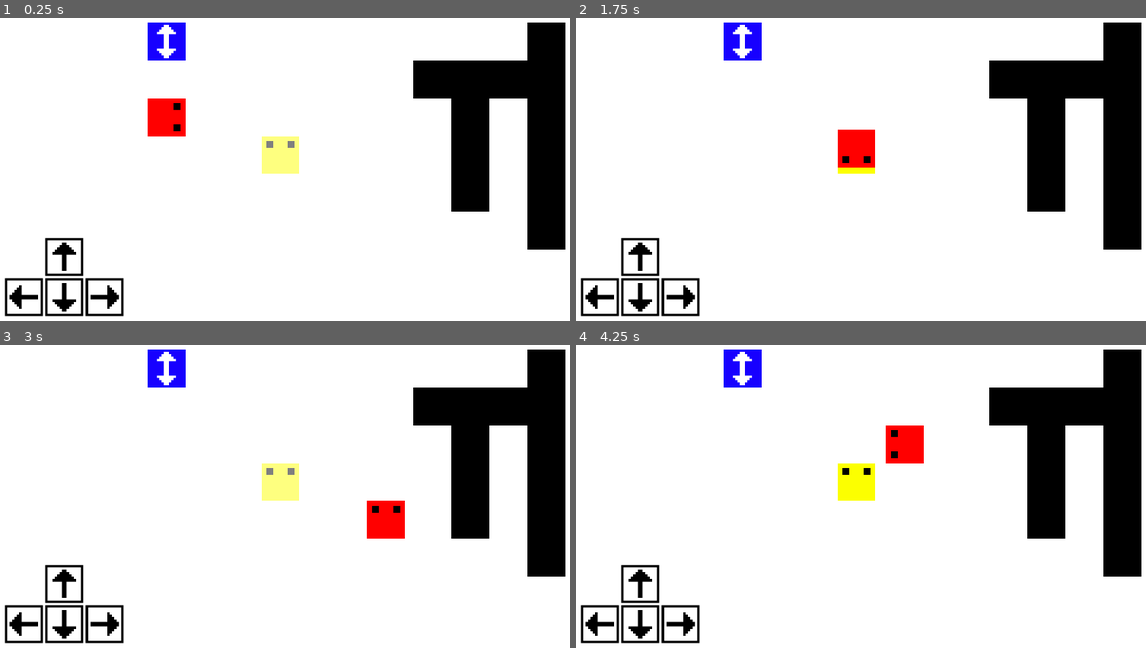
Above: before the commit, frames 1-4 (two rows, left to right).
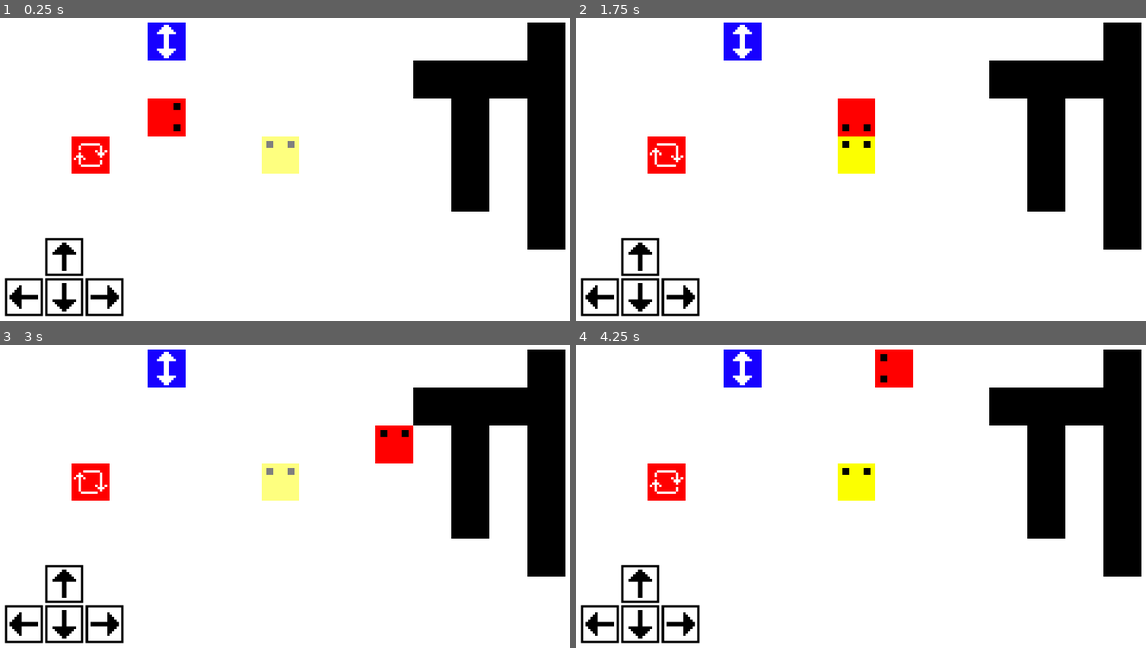
Above: after the commit, the same moments.

Repository: benwayland-cell/very-serious-game-module
Game: Godot game, scene res://test_area.tscn
The game is run twice, just before and just after one commit, with the same random seed, the same clock (stepped at 60 frames per second) and the same inputs.
Inputs:
- Up to frame 1 (0.25 s): no input
- Up to frame 2 (1.75 s): hold D (right) 0.53-1.28 s; hold S (down) from 1.28 s (still down)
- Up to frame 3 (3 s): release S (down) at 2.03 s; hold D (right) 2.03-2.78 s; hold W (up) from 2.78 s (still down)
- Up to frame 4 (4.25 s): release W (up) at 3.53 s; hold A (left) from 3.53 s (still down)

The runs differ from the first frame. In frame 1, 0.7% of the frame differs, in the area x 12-20%, y 39-52%; in frame 2, 2.1%; in frame 3, 2.4%, in the area x 12-73%, y 26-64%; in frame 4, 2.4%.

Commit message:
Made win condition

Diff:
--- a/player/player.gd
+++ b/player/player.gd
@@ -1,7 +1,11 @@
 class_name Player
 extends CharacterBody2D
 
+signal won
+
 @export var speed: float = 0.3
+@export var win_bigger_speed: float = 1.05
+@export var win_timer_time: float = 0.5
 
 enum FacingDirections {UP, DOWN, LEFT, RIGHT}
 
@@ -14,7 +18,9 @@
 }
 
 @onready var animated_sprite: AnimatedSprite2D = %AnimatedSprite2D
+@onready var ray: RayCast2D = %RayCast2D
 @onready var spin_timer: Timer = %SpinTimer
+@onready var win_anim_timer: Timer = %WinAnimTimer
 
 var level_size: Vector2i
 var tile_size: int
@@ -23,11 +29,14 @@
 var is_spinning: bool = false
 
 var facing_direction: FacingDirections = FacingDirections.UP
-var direction: Vector2i = Vector2.ZERO
+var direction: Vector2i = Vector2i.ZERO:
+	set = _set_direction
 var moving: bool = false
 
 var input_stack: Array[String] = []
 var any_button_is_pressed: bool = false
+
+var has_won: bool = false
 
 
 func _ready() -> void:
@@ -49,6 +58,10 @@
 
 
 func _process(_delta: float) -> void:
+	if has_won:
+		_handle_win_animation()
+		return
+
 	if Input.is_action_just_pressed("debug1"):
 		PlayerActions.move_clockwise()
 	if Input.is_action_just_pressed("debug2"):
@@ -96,23 +109,28 @@
 		return
 
 	var target_pos: Vector2i = current_pos + direction
-	if (
+	if not _can_move(target_pos):
+		return
+
+	var tween: Tween = create_tween()
+	tween.tween_property(self, "global_position", Vector2(target_pos * tile_size), speed)
+	moving = true
+	tween.tween_callback(_stop_moving)
+	current_pos = target_pos
+
+
+func _stop_moving() -> void:
+	moving = false
+
+
+func _can_move(target_pos: Vector2i) -> bool:
+	return not (
 			target_pos.x < 0 or
 			target_pos.y < 0 or
 			target_pos.x >= level_size.x or
-			target_pos.y >= level_size.y
-		):
-		return
-
-	var tween: Tween = create_tween()
-	tween.tween_property(self, "global_position", Vector2(target_pos * tile_size), speed)
-	moving = true
-	tween.tween_callback(_stopped_moving)
-	current_pos = target_pos
-
-
-func _stopped_moving() -> void:
-	moving = false
+			target_pos.y >= level_size.y or
+			ray.is_colliding()
+		)
 
 
 func _on_spin_timer_timeout() -> void:
@@ -148,6 +166,27 @@
 	is_spinning = true
 
 
+func _set_direction(new_direction: Vector2i) -> void:
+	direction = new_direction
+	if direction:
+		ray.target_position = direction * tile_size
+		ray.force_raycast_update()
+
+
+func win() -> void:
+	has_won = true
+	animated_sprite.play("spin_clockwise")
+	win_anim_timer.start()
+
+
+func _handle_win_animation() -> void:
+	animated_sprite.scale *= win_bigger_speed
+
+
+func _on_win_anim_timer_timeout() -> void:
+	won.emit()
+
+
 ######### Actions
 
 
--- a/player/player.tscn
+++ b/player/player.tscn
@@ -164,6 +164,7 @@
 [node name="Player" type="CharacterBody2D" unique_id=1769404413 groups=["player"]]
 z_index = 1
 collision_layer = 2
+collision_mask = 0
 script = ExtResource("1_rkbax")
 
 [node name="AnimatedSprite2D" type="AnimatedSprite2D" parent="." unique_id=1096518850]
@@ -174,11 +175,24 @@
 
 [node name="CollisionShape2D" type="CollisionShape2D" parent="." unique_id=976533581]
 unique_name_in_owner = true
+visible = false
 position = Vector2(8, 8)
 shape = SubResource("RectangleShape2D_ljn27")
+
+[node name="RayCast2D" type="RayCast2D" parent="." unique_id=623602752]
+unique_name_in_owner = true
+visible = false
+position = Vector2(8, 8)
+target_position = Vector2(0, 16)
 
 [node name="SpinTimer" type="Timer" parent="." unique_id=2105848305]
 unique_name_in_owner = true
 one_shot = true
 
+[node name="WinAnimTimer" type="Timer" parent="." unique_id=1346438682]
+unique_name_in_owner = true
+wait_time = 0.5
+one_shot = true
+
 [connection signal="timeout" from="SpinTimer" to="." method="_on_spin_timer_timeout"]
+[connection signal="timeout" from="WinAnimTimer" to="." method="_on_win_anim_timer_timeout"]
--- a/test_area.tscn
+++ b/test_area.tscn
@@ -4,6 +4,7 @@
 [ext_resource type="PackedScene" uid="uid://cf2vnc2rs54lr" path="res://tilemap/tilemap.tscn" id="1_xdpsd"]
 [ext_resource type="PackedScene" uid="uid://dmrkm8hf1oqtt" path="res://controls/control_ui.tscn" id="2_rfpkf"]
 [ext_resource type="PackedScene" uid="uid://cl2ng2mkdjnsw" path="res://tiles/scenes/facing_tile.tscn" id="5_vt2yd"]
+[ext_resource type="PackedScene" uid="uid://b5l10h52lr8tl" path="res://tiles/scenes/win_tile.tscn" id="6_xdpsd"]
 [ext_resource type="PackedScene" uid="uid://sp5626vpyl51" path="res://tiles/scenes/spin_tile.tscn" id="7_6ii2q"]
 
 [node name="TestArea" type="Node2D" unique_id=1459302497]
@@ -27,3 +28,6 @@
 [node name="SpinTile" parent="." unique_id=1843618504 instance=ExtResource("7_6ii2q")]
 position = Vector2(64, 16)
 spin_direction = 3
+
+[node name="WinTile" parent="." unique_id=1129835346 instance=ExtResource("6_xdpsd")]
+position = Vector2(32, 64)
--- a/tiles/scenes/facing_tile.tscn
+++ b/tiles/scenes/facing_tile.tscn
@@ -6,11 +6,8 @@
 [sub_resource type="RectangleShape2D" id="RectangleShape2D_ljn27"]
 size = Vector2(16, 16)
 
-[sub_resource type="RectangleShape2D" id="RectangleShape2D_eplo1"]
-size = Vector2(16, 16)
-
 [node name="FacingTile" type="StaticBody2D" unique_id=1854367602]
-collision_mask = 3
+collision_mask = 2
 script = ExtResource("1_icggo")
 
 [node name="Sprite2D" type="Sprite2D" parent="." unique_id=766255143]
@@ -22,13 +19,3 @@
 visible = false
 position = Vector2(8, 8)
 shape = SubResource("RectangleShape2D_ljn27")
-
-[node name="Area2D" type="Area2D" parent="." unique_id=834033690]
-unique_name_in_owner = true
-collision_layer = 0
-collision_mask = 2
-
-[node name="CollisionShape2D" type="CollisionShape2D" parent="Area2D" unique_id=595450641]
-visible = false
-position = Vector2(8, 8)
-shape = SubResource("RectangleShape2D_eplo1")
--- a/tiles/scenes/spin_tile.tscn
+++ b/tiles/scenes/spin_tile.tscn
@@ -15,8 +15,10 @@
 unique_name_in_owner = true
 position = Vector2(8, 8)
 texture = ExtResource("1_dsxli")
+flip_h = true
 
 [node name="CollisionShape2D" type="CollisionShape2D" parent="." unique_id=434733549]
+visible = false
 position = Vector2(8, 8)
 shape = SubResource("RectangleShape2D_ljn27")
 
--- /dev/null
+++ b/tiles/scenes/win_tile.tscn
@@ -0,0 +1,66 @@
+[gd_scene format=3 uid="uid://b5l10h52lr8tl"]
+
+[ext_resource type="Texture2D" uid="uid://b0hb7n4uvmpgv" path="res://tiles/sprites/Win Tile.png" id="1_1ih7x"]
+[ext_resource type="Script" uid="uid://cxx02g02xuxae" path="res://tiles/scripts/win_tile.gd" id="1_y3f7r"]
+
+[sub_resource type="AtlasTexture" id="AtlasTexture_y3f7r"]
+atlas = ExtResource("1_1ih7x")
+region = Rect2(0, 0, 16, 16)
+
+[sub_resource type="AtlasTexture" id="AtlasTexture_pchdn"]
+atlas = ExtResource("1_1ih7x")
+region = Rect2(16, 0, 16, 16)
+
+[sub_resource type="AtlasTexture" id="AtlasTexture_w3dgh"]
+atlas = ExtResource("1_1ih7x")
+region = Rect2(0, 16, 16, 16)
+
+[sub_resource type="AtlasTexture" id="AtlasTexture_vhmbv"]
+atlas = ExtResource("1_1ih7x")
+region = Rect2(16, 16, 16, 16)
+
+[sub_resource type="AtlasTexture" id="AtlasTexture_n2chr"]
+atlas = ExtResource("1_1ih7x")
+region = Rect2(0, 32, 16, 16)
+
+[sub_resource type="SpriteFrames" id="SpriteFrames_ljn27"]
+animations = [{
+"frames": [{
+"duration": 1.0,
+"texture": SubResource("AtlasTexture_y3f7r")
+}, {
+"duration": 1.0,
+"texture": SubResource("AtlasTexture_pchdn")
+}, {
+"duration": 1.0,
+"texture": SubResource("AtlasTexture_w3dgh")
+}, {
+"duration": 1.0,
+"texture": SubResource("AtlasTexture_vhmbv")
+}, {
+"duration": 1.0,
+"texture": SubResource("AtlasTexture_n2chr")
+}],
+"loop": 1,
+"name": &"default",
+"speed": 5.0
+}]
+
+[sub_resource type="RectangleShape2D" id="RectangleShape2D_ljn27"]
+size = Vector2(8, 8)
+
+[node name="WinTile" type="Area2D" unique_id=1129835346]
+collision_layer = 0
+collision_mask = 2
+script = ExtResource("1_y3f7r")
+
+[node name="AnimatedSprite2D" type="AnimatedSprite2D" parent="." unique_id=1679424022]
+unique_name_in_owner = true
+position = Vector2(8, 8)
+sprite_frames = SubResource("SpriteFrames_ljn27")
+
+[node name="CollisionShape2D" type="CollisionShape2D" parent="." unique_id=1421343750]
+position = Vector2(8, 8)
+shape = SubResource("RectangleShape2D_ljn27")
+
+[connection signal="body_entered" from="." to="." method="_on_body_entered"]
--- a/tiles/scripts/facing_tile.gd
+++ b/tiles/scripts/facing_tile.gd
@@ -5,7 +5,6 @@
 @export var faded_amount: float = 0.5
 
 @onready var sprite: Sprite2D = %Sprite2D
-@onready var area: Area2D = %Area2D
 
 var old_direction: Player.FacingDirections
 var player: Player
@@ -30,9 +29,6 @@
 	var colliding := player.facing_direction != direction
 	if colliding:
 		modulate.a = 1
-		for body in area.get_overlapping_bodies():
-			if body is Player:
-				colliding = false
 	else:
 		modulate.a = faded_amount
 
--- a/tiles/scripts/spin_tile.gd
+++ b/tiles/scripts/spin_tile.gd
@@ -45,9 +45,3 @@
 		return
 
 	PlayerActions.spin(spin_direction)
-	var tween: Tween = create_tween()
-	tween.tween_property(
-		body, "global_position",
-		global_position,
-		PlayerActions.spin_animation_time
-	)
--- /dev/null
+++ b/tiles/scripts/win_tile.gd
@@ -0,0 +1,10 @@
+extends Area2D
+
+
+func _ready() -> void:
+	%AnimatedSprite2D.play("default")
+
+
+func _on_body_entered(body: Node2D) -> void:
+	if body is Player:
+		body.win()
Not shown, added: tiles/scripts/win_tile.gd.uid
Binary file added: tiles/sprites/Win Tile.png
Not shown, added: tiles/sprites/Win Tile.png.import
